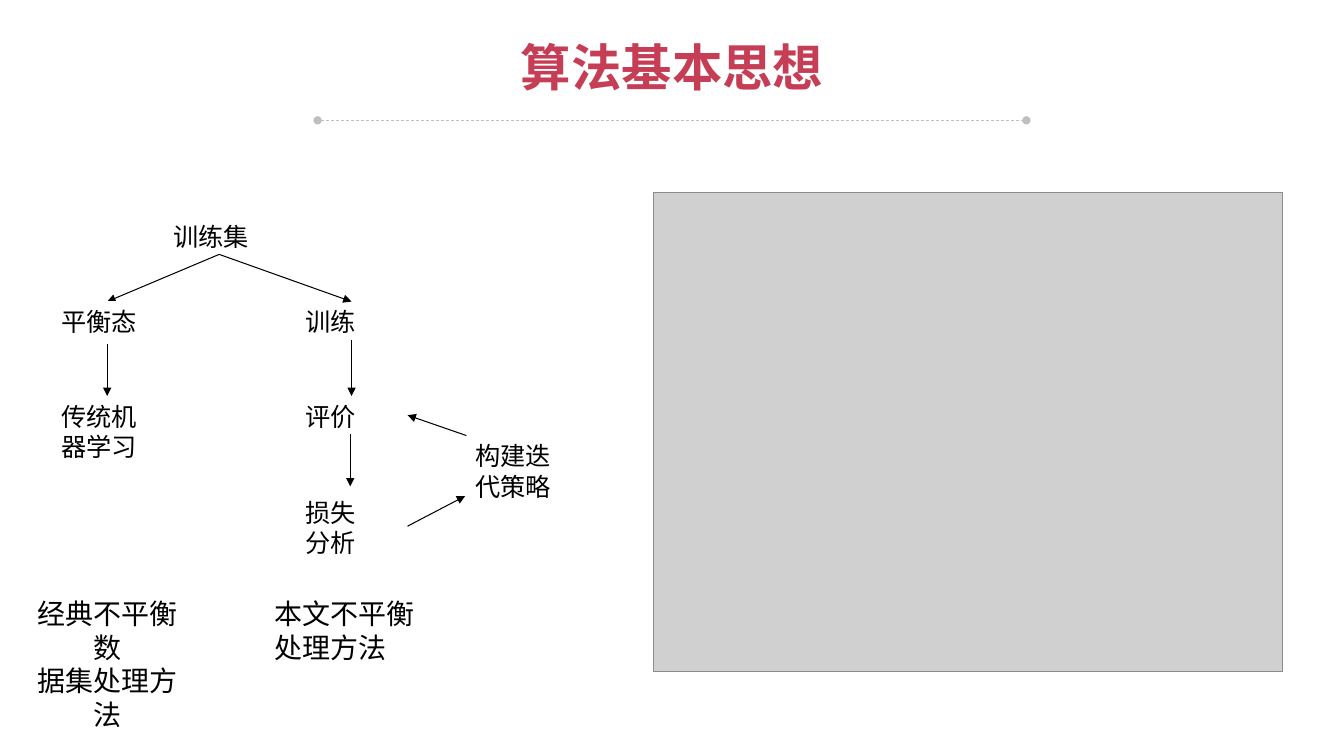
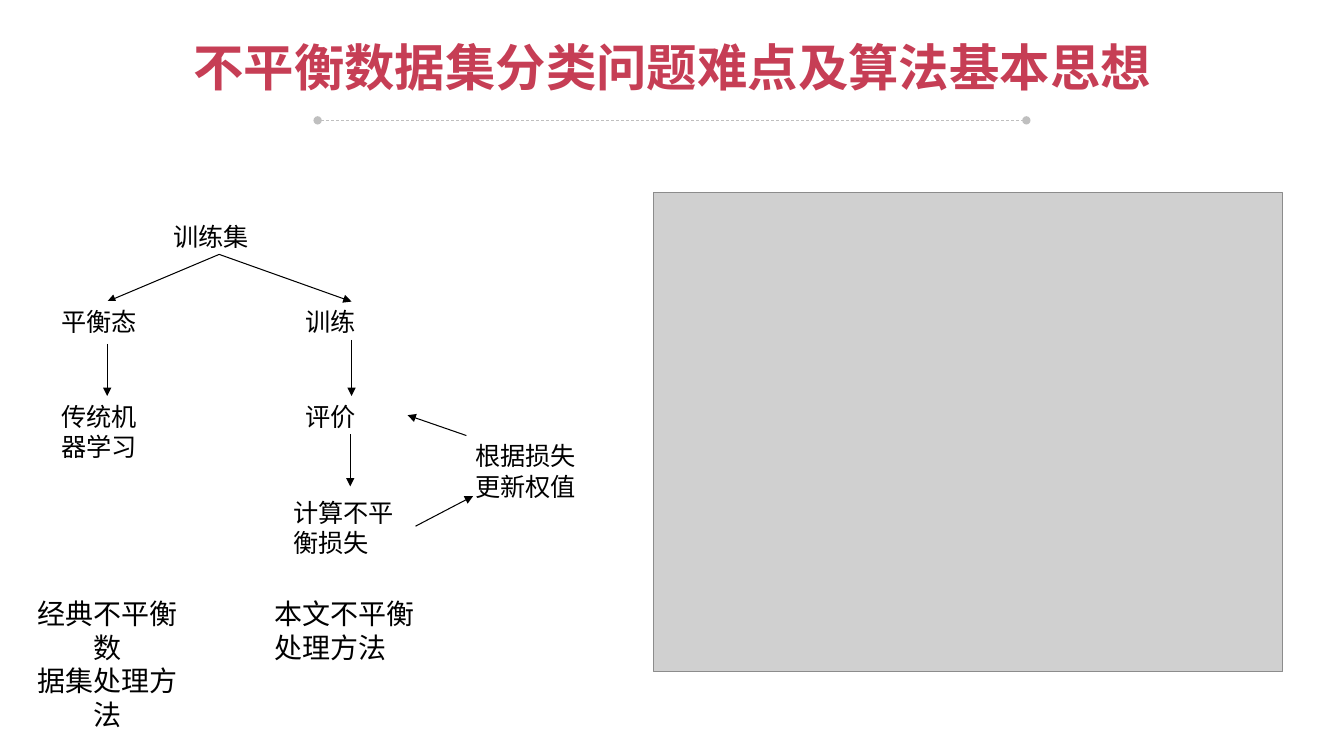
Before and after one commit to 616905919/Graduation-Project, a slide deck: slide 9 of 答辩ppt.pptx (slide 7 before the commit). Drawn at 1344x756 pixels with LibreOffice and Linux fonts; fonts in the diff are those of the drawing; grey boxes stand for pictures; background and template pictures are left out. Boxes give left, top, right and bottom in pixels: in the first picture for what was removed or moved away, otherwise in the second. Text is boxed around its words. In the diff, an @@ line names an element or a change of style, - is before the commit and + after.

```diff
--- a/答辩ppt.pptx
+++ b/答辩ppt.pptx
@@ text at [193, 43, 1151, 91]: text changed @@
-算法基本思想
+不平衡数据集分类问题难点及算法基本思想
@@ rectangle "根据损失更新权值": place and size @@
-rectangle "根据损失更新权值" at [465, 436, 577, 503]
+rectangle "根据损失更新权值" at [465, 436, 596, 503]
@@ text in rectangle at [475, 443, 576, 498]: text changed @@
-构建迭代策略
+根据损失更新权值
@@ rectangle "计算不平衡损失": place and size @@
-rectangle "计算不平衡损失" at [295, 492, 407, 560]
+rectangle "计算不平衡损失" at [283, 492, 415, 560]
@@ text in rectangle at [293, 501, 394, 554]: text changed @@
-损失
-分析
+计算不平衡损失
@@ arrow moved from (407, 526) - (465, 496) to (415, 526) - (473, 496) @@
```
Also in this commit, not shown: 1 other slide changed, 2 slides added, 2 other files.
